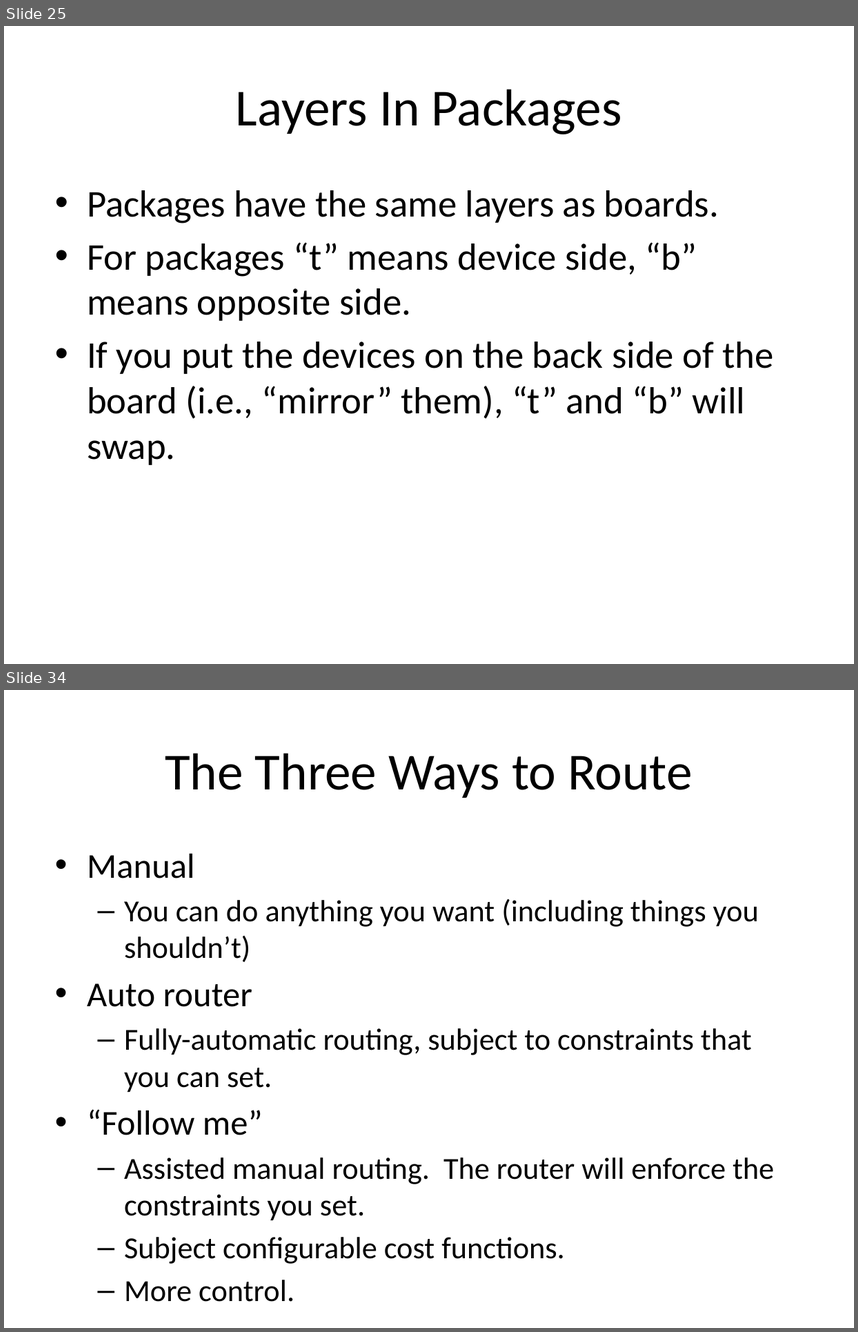
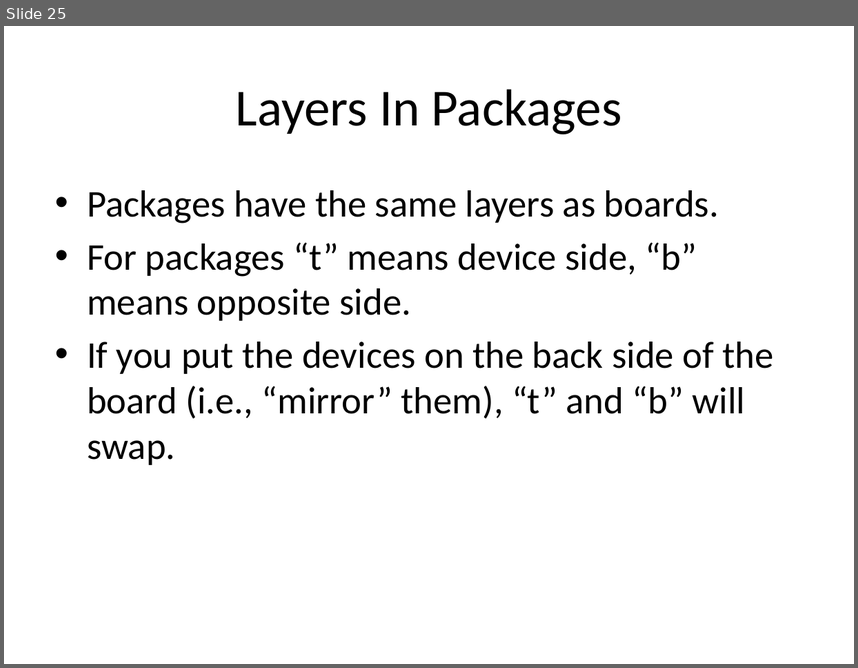
Before and after one commit to NVSL/QuadClass-Resources, a slide deck: Lecture Slides/Lab01-Eagle-Intro.pptx. Shown one above the other, each under a label of ours: slides 25 and 34 before the commit, slide 25 after it; the slides between them are not shown. The pictures are 858x1332 and 858x668 pixels, drawn with LibreOffice and Linux fonts; fonts in the diff are those of the drawing. Boxes give left, top, right and bottom in pixels: in the first picture for what was removed or moved away, otherwise in the second. Text is boxed around its words. In the diff, an @@ line names an element or a change of style, - is before the commit and + after.

```diff
--- a/Lecture Slides/Lab01-Eagle-Intro.pptx
+++ b/Lecture Slides/Lab01-Eagle-Intro.pptx
@@ slide 34 removed at [4, 690, 854, 1328], background #FFFFFF @@
@@ title removed at [165, 753, 692, 798] @@
-The Three Ways to Route
@@ text removed at [87, 854, 774, 1263] @@
-• Manual
-  – You can do anything you want (including things you shouldn’t)
-• Auto router
-  – Fully-automatic routing, subject to constraints that you can set.
-• “Follow me”
-  – Assisted manual routing. The router will enforce the constraints you set.
-  – Subject configurable cost functions.
-  – More control.
```
Also in this commit, not shown: 1 slide changed, 23 other slides removed, 14 other files.
